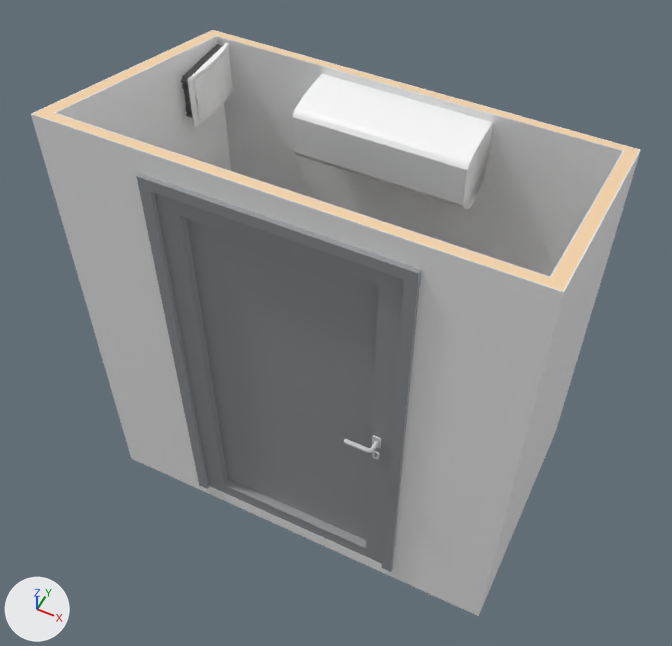
The FBX model gamybinis@gigas.fbx as it was, and as the next commit left it.
One viewpoint serves both versions: a 50 mm lens placed at (2.253, 0.272, 4.011), pointed at (0.982, 2.813, 0.834). The axes (+X, +Y, +Z) are drawn at lower left. The lights are the same throughout. Where no turn or scale is listed for an object, it has been applied to the vertices.

Names of what the first picture shows: 'IfcBuildingElementProxy/Electrical_Electrical-Installations_Sol', 'IfcDoor/Durys išorinės:1000x2000x60 (kairinės):2439432', 'IfcEnergyConversionDevice/Fujitsu General_ASUA30-36TLAV2:ASUA30', 'IfcWall/Part:2319977', 'IfcWall/Part:2319978', 'IfcWall/Part:2397152', 'IfcWall/Part:2397153', 'IfcWall/Part:2397154', 'IfcWall/Part:2397156', 'IfcWall/Part:2735903', 'IfcWall/Part:2735905'.
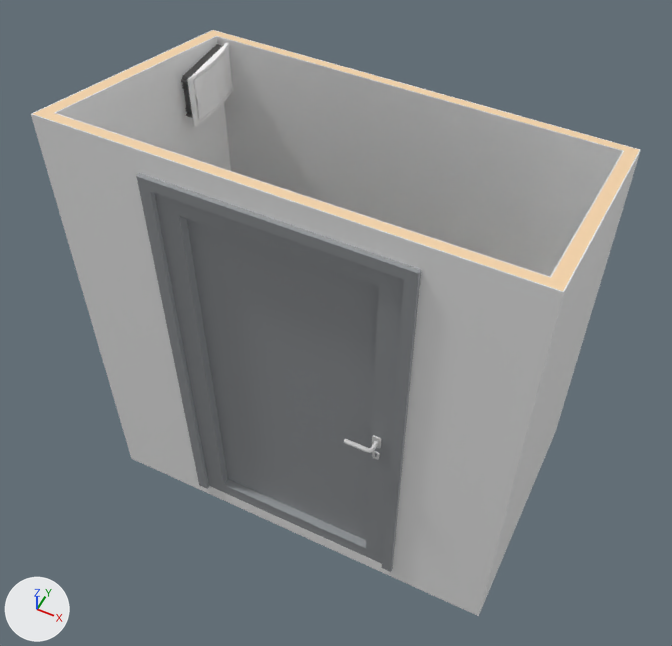
Where the change shows, as pixel boxes [x1, y1, x2, y2] in the pictures (672 x 646 px):
'IfcEnergyConversionDevice/Fujitsu General_ASUA30-36TLAV2:ASUA30', deleted: before [292, 74, 493, 209]

The change, as a list of edits to the scene's bpy script:
```text
Remove ob_ifcenergyconversiondevice_fujitsu_general_asua30_36tlav2_asua30:
    ob_ifcenergyconversiondevice_fujitsu_general_asua30_36tlav2_asua30 = bpy.data.objects.new('IfcEnergyConversionDevice/Fujitsu General_ASUA30-36TLAV2:ASUA30', me_24_8224)
    ob_ifcenergyconversiondevice_fujitsu_general_asua30_36tlav2_asua30.location = (1.0, 3.44, 1.5)
```
